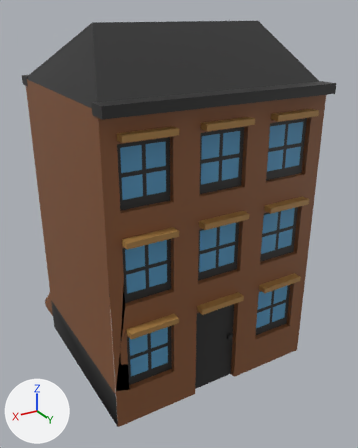
Before and after pictures for a commit that changed the OBJ model res/models/Buildings/Jazz/JazzNormal2.obj.
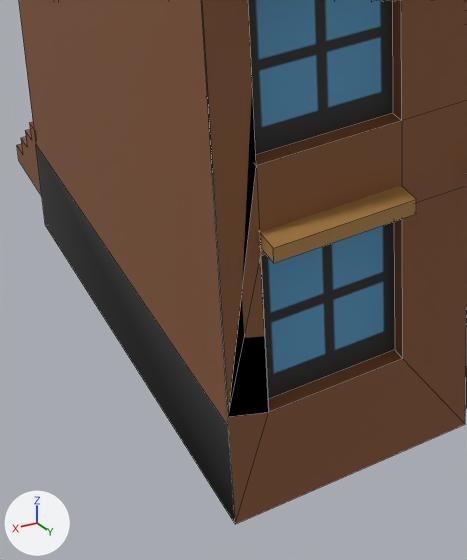
Each version appears first whole from a camera (50 mm lens) standing at (6.53, 11.35, 9.55) and looking at (-0.31, -0.05, 3.85), and next in a close-up on the part from 11% to 55% of the width and 56% to 98% of the height. The lights are fixed; the arrows at lower left show +X, +Y and +Z. The close-ups show mesh edges as thin lines. Where no turn or scale is listed for an object, it has been applied to the vertices.

Objects in the first close-up: 'ZwyklyJazz.001'.
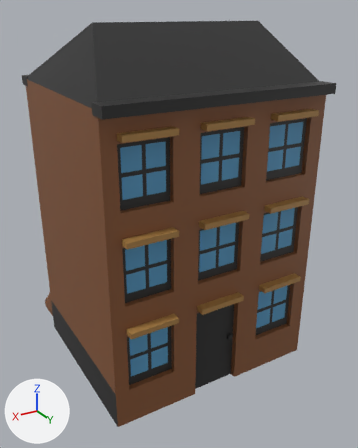
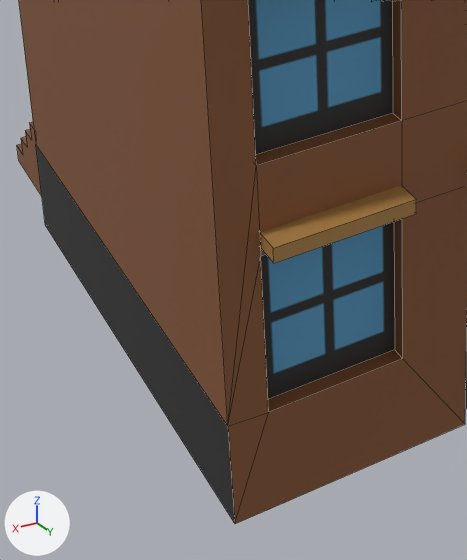
Changed parts and their boxes [x1, y1, x2, y2] in the close-ups (467 x 560 px; the box of a moved part takes in the faces that stretch with it):
part 1 of me_zwyklyjazz_001, moved or reshaped: before [202, 0, 269, 523]; after [201, 0, 269, 522]

What changed in the scene script:
```text
Change me_zwyklyjazz_001:
    used by ob_zwyklyjazz_001; location = (0.0, 0.0, 0.0)
    verts and faces of me_zwyklyjazz_001; kept vertices keep their numbers, new ones are numbered from 351
    before: 114 (3.0, 2.5, 1.05) at pixel (228, 426), 195 (3.0, 2.5, 0.0) at pixel (235, 524), 196 (3.0, 2.5, 7.82), 198 (3.0, 2.5, 1.15) at pixel (228, 416), 281 (2.64, 2.5, 3.4) at pixel (256, 165)
    before: 282 (2.64, 2.5, 4.86), 333 (2.64, 2.5, 1.03) at pixel (268, 412), 334 (2.64, 2.5, 2.57) at pixel (260, 256)
    remove me_zwyklyjazz_001.from_pydata(...)  # 351 vertices, 285 faces; spans x -3.03..3.03, y -4.02..2.77, z -0.04..9.32
    add me_zwyklyjazz_001.from_pydata(...)  # 349 vertices, 285 faces; spans x -3.03..3.03, y -4.02..2.77, z -0.04..9.32
    me_zwyklyjazz_001 part 1
    add delete_vertices([198])  # with the faces that use them
    add faces += [(114, 281, 282, 196), (114, 333, 334), (114, 195, 333), (114, 334, 281)]
```
